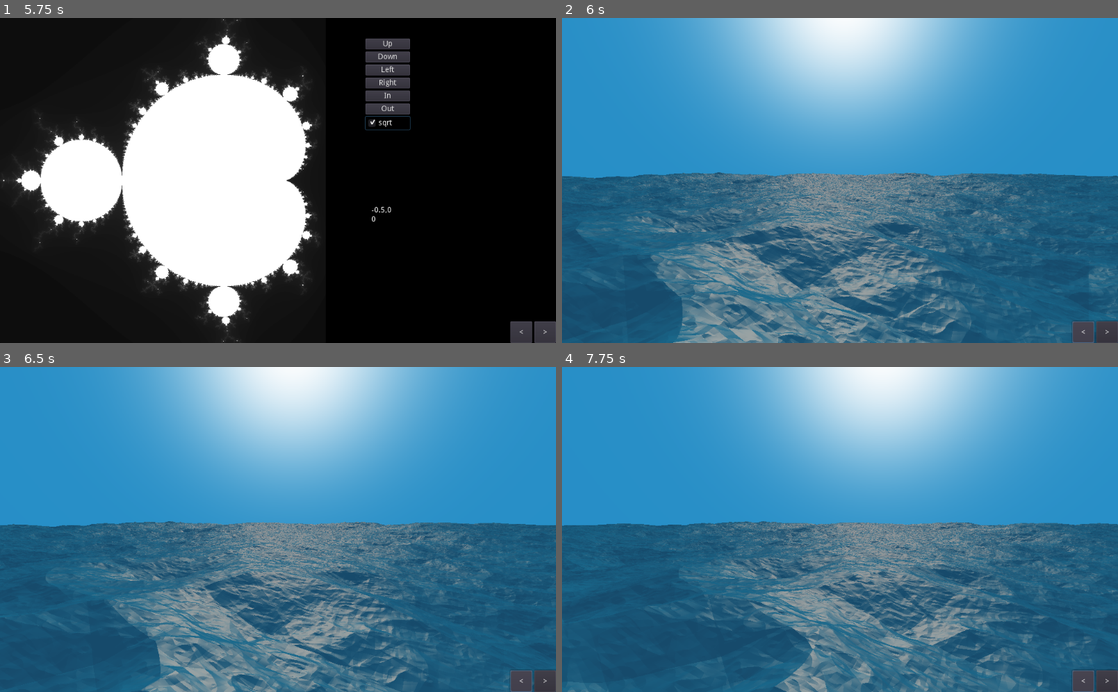
Above: before the commit, frames 1-4 (two rows, left to right).
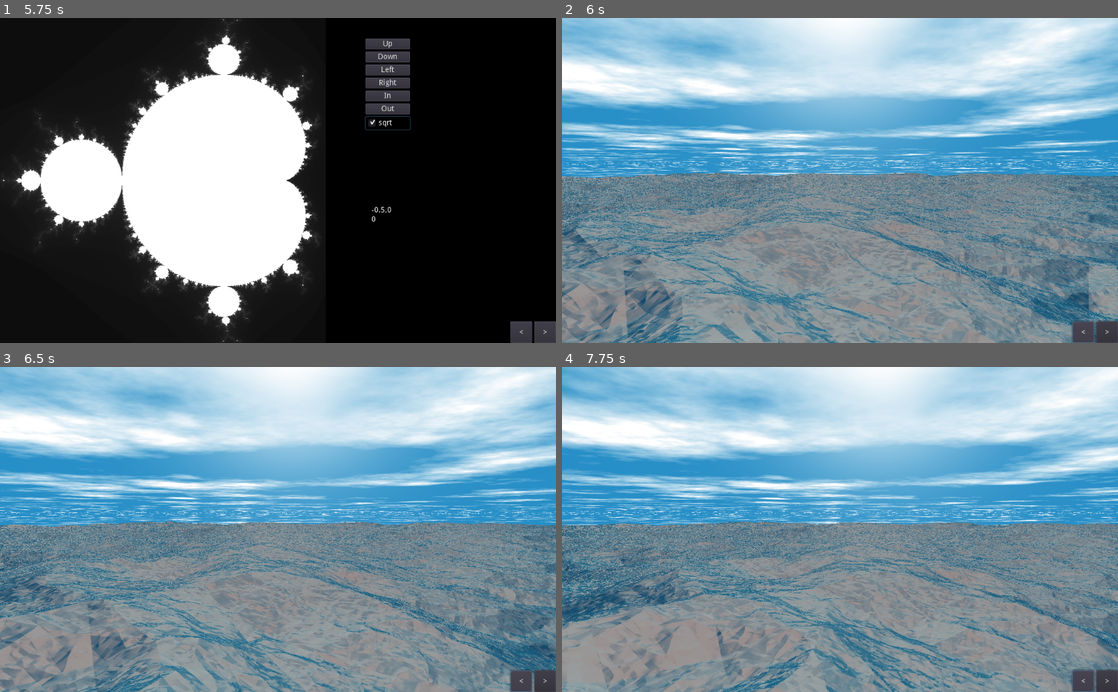
Above: after the commit, the same moments.

Repository: Castux/code-club
Game: Godot game, scene res://Root.tscn
Same seed, same stepped clock (60 frames per second), same inputs: the game is played once before the commit and once after it.
Inputs:
- Up to frame 1 (5.75 s): click "Up" at 0.5 s; click "Down" at 1.25 s; click "Left" at 2 s; click "Right" at 2.75 s; click "In" at 3.5 s; click "Out" at 4.25 s; click "sqrt" at 5 s
- Up to frame 2 (6 s): click "<" at 5.75 s
- Up to frame 3 (6.5 s): no input
- Up to frame 4 (7.75 s): hold D 6.53-7.28 s; hold S from 7.28 s (still down)

Frame 1 is identical in both runs. In frame 2, 70% of the frame differs, in the area x 0-100%, y 0-100%; in frame 3, 70%; in frame 4, 70%.

Commit message:
Flat clouds

Diff:
--- a/shadertoys/Waves/Waves.shader
+++ b/shadertoys/Waves/Waves.shader
@@ -47,6 +47,41 @@
 		f.y);
 }
 
+float softNoise2d(vec2 x)
+{
+	vec2 p  = floor(x);
+	vec2 f  = smoothstep(0.0, 1.0, fract(x));
+	float n = p.x + p.y*57.0;
+
+	return mix(
+		mix( hash(n +  0.0), hash(n +  1.0),f.x),
+    	mix( hash(n + 57.0), hash(n + 58.0),f.x),
+		f.y);
+}
+
+vec4 cloud(vec2 pos)
+{
+	float density = 0.0;
+	float amp = 1.0;
+	float totalWeight = 0.0;
+
+	for(int i = 0 ; i < 6 ; i++)
+	{
+		density += softNoise2d(pos) * amp;
+		totalWeight += amp;
+
+		amp /= 2.0;
+		pos *= 2.5;
+	}
+
+	density /= totalWeight;
+	density -= 0.55;
+	density *= 4.0;
+	density = clamp(density, 0.0, 1.0);
+
+	return vec4(1.0, 1.0, 1.0, density);
+}
+
 float water(vec2 p)
 {
 	float w = 0.0;
@@ -128,6 +163,23 @@
     return one - (one - skyColor.xyz) * (one - suncol);
 }
 
+vec3 skyAndClouds(vec3 eye, vec3 ray)
+{
+	// Solve for cloud layer distance
+
+	float cloudHeight = 300.0;
+	float d = (cloudHeight - eye.y) / ray.y;
+
+	vec3 pos = eye + d * ray;
+
+	// Shade!
+
+	vec4 cloudCol = cloud(pos.xz / 1000.0);
+	vec3 skyCol = sky(ray);
+
+	return cloudCol.xyz * cloudCol.a + skyCol * (1.0 - cloudCol.a);
+}
+
 vec3 shade(vec3 pos, vec3 ray)
 {
 	vec3 n = normal(pos);
@@ -136,7 +188,7 @@
 
 	float nray = dot(n,ray);
 	vec3 reflected = normalize(ray - 2.0 * nray * n);
-	vec3 skyRefl = sky(reflected);
+	vec3 skyRefl = skyAndClouds(pos, reflected);
 
 	// Sun shading
 
@@ -172,7 +224,7 @@
 	int iters;
 	vec3 hit = march(eye, ray, maxedOut, iters);
 
-	vec3 s = maxedOut ? sky(ray) : shade(hit, ray);
+	vec3 s = maxedOut ? skyAndClouds(eye, ray) : shade(hit, ray);
 
 	COLOR = vec4(s,1);
 }
